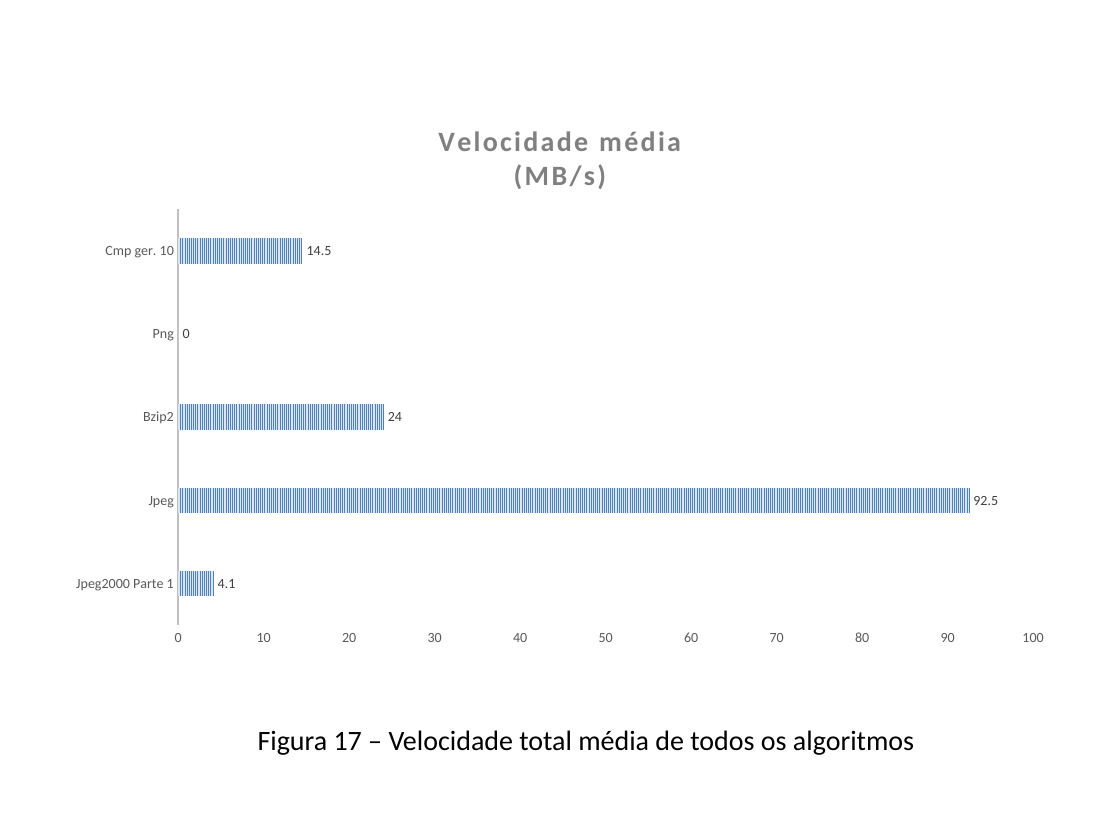
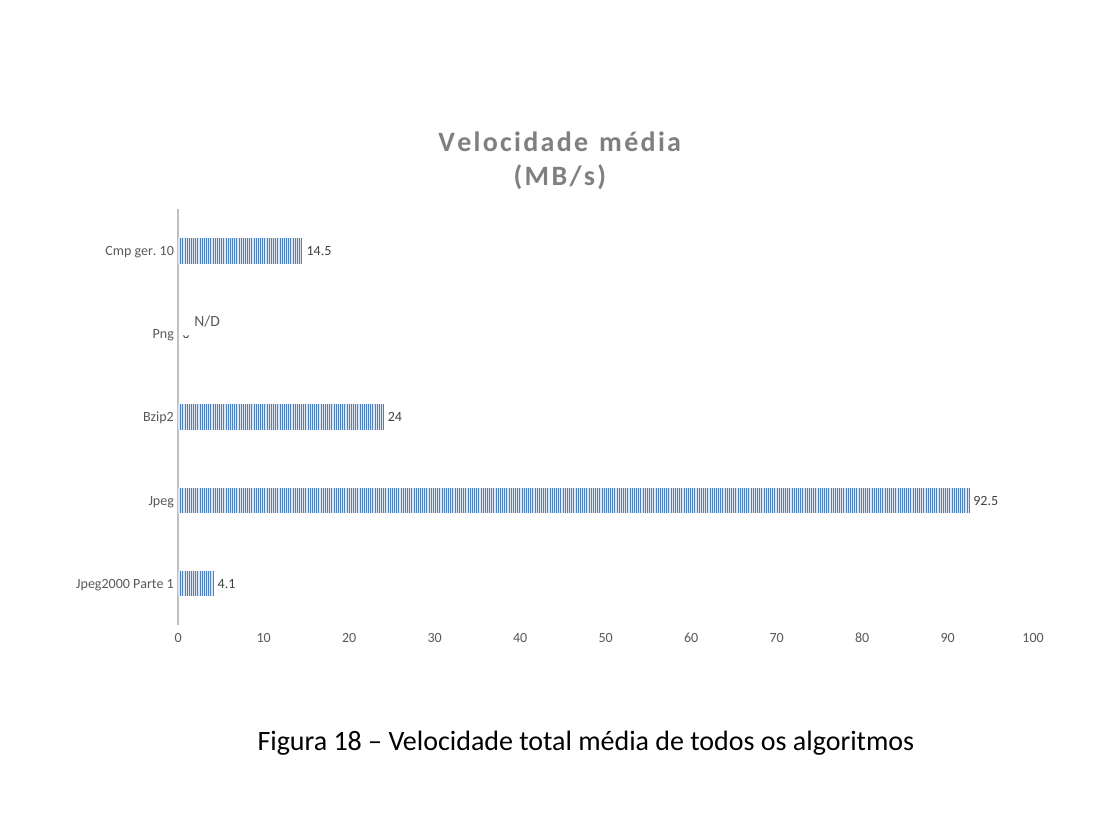
Before and after one commit to smartlord7/EntropicCompressor, a slide deck: slide 20 of research/report/Apresentação.pptx. Drawn at 1120x840 pixels with LibreOffice and Linux fonts; fonts in the diff are those of the drawing. Boxes give left, top, right and bottom in pixels: in the first picture for what was removed or moved away, otherwise in the second. Text is boxed around its words. In the diff, an @@ line names an element or a change of style, - is before the commit and + after.

```diff
--- a/research/report/Apresentação.pptx
+++ b/research/report/Apresentação.pptx
@@ bar chart at (56,103,1064,657) @@
@@ title "Velocidade média (MB/s)" to "Velocidade média (MB/s) " @@
@@ text added at (194,315,220,327), 10 pt, text #595959 @@
+N/D
@@ text at (258,730,914,755): text changed @@
-Figura 17 – Velocidade total média de todos os algoritmos
+Figura 18 – Velocidade total média de todos os algoritmos
```
Also in this commit, not shown: 6 other slides changed.
